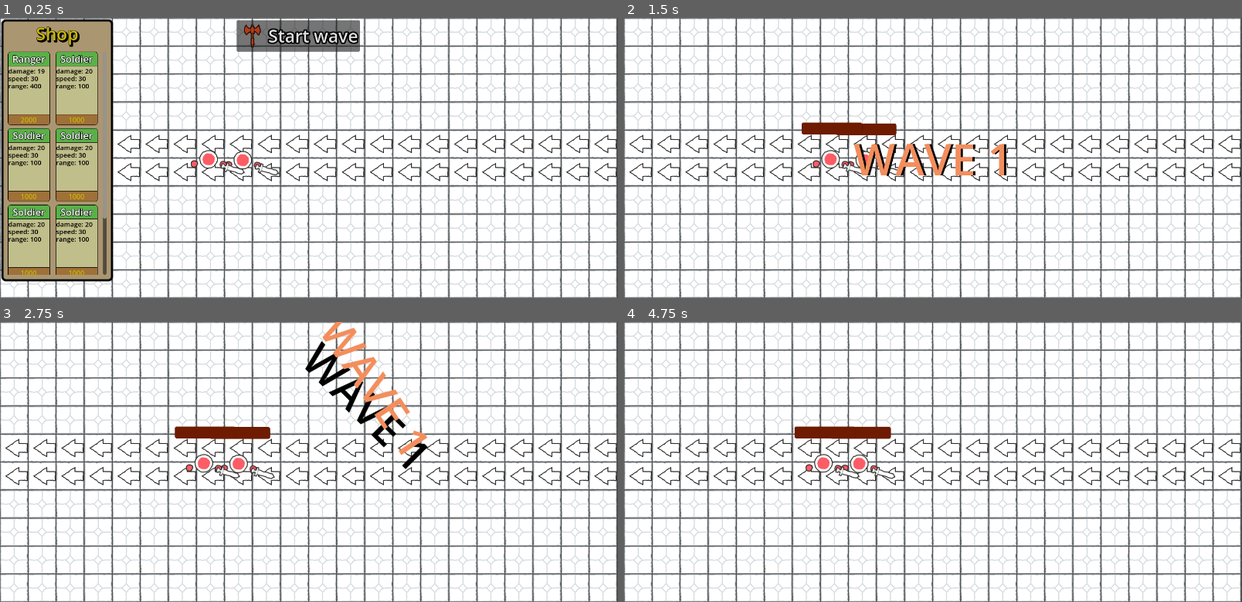
Above: before the commit, frames 1-4 (two rows, left to right).
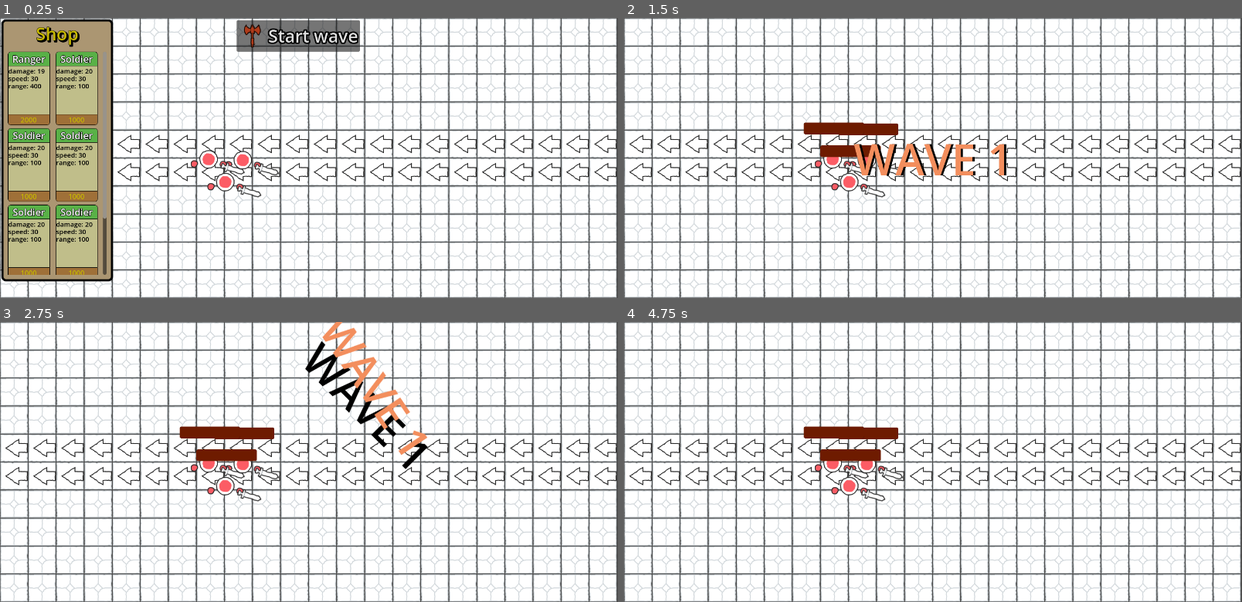
Above: after the commit, the same moments.

Repository: Piggward/guaxgaming
Game: Godot game, scene res://scenes/level.tscn
Same seed, same stepped clock (60 frames per second), same inputs: the game is played once before the commit and once after it. Sound files missing from this copy of the repository are replaced by a short silence.
Inputs (mouse positions are in pixels of both pictures, inside the frame that each line leads up to):
- Up to frame 1 (0.25 s): no input
- Up to frame 2 (1.5 s): click "Start wave" at 0.5 s; move the mouse to (1068, 144) at 1.27 s; press the mouse at (1068, 144) at 1.28 s
- Up to frame 3 (2.75 s): release the mouse at (444, 448) at 2 s; drag from (185, 476) to (562, 462) at 2.02 s
- Up to frame 4 (4.75 s): move the mouse to (994, 400) at 2.77 s; press the mouse at (994, 400) at 2.78 s; release the mouse at (994, 400) at 3.5 s; drag from (902, 518) to (858, 464) at 3.52 s; move the mouse to (1118, 504) at 4.27 s; press the mouse at (1118, 504) at 4.28 s

The runs differ from the first frame. In frame 1, 0.2% of the frame differs, in the area x 33-43%, y 55-65%; in frame 2, 0.8%; in frame 3, 1.2%; in frame 4, 1.4%, in the area x 27-46%, y 37-65%.

Commit message:
code cleanup, attacks refined

Diff:
--- a/guax/resources/attacks/aoe.gd
+++ b/guax/resources/attacks/aoe.gd
@@ -3,19 +3,8 @@
 
 @export var radius: float
 @onready var aoe_collision: CollisionShape2D = $CollisionShape2D
-signal on_contact(npc: Npc)
-var counter = 0
+
 # Called when the node enters the scene tree for the first time.
 func _ready() -> void:
 	aoe_collision.shape.radius = radius
 	pass # Replace with function body.
-
-
-# Called every frame. 'delta' is the elapsed time since the previous frame.
-func _process(delta: float) -> void:
-	# For some reason the overlapping bodies is not ready on the first frame so we need to wait one frame.
-	await get_tree().process_frame
-	for body in get_overlapping_bodies():
-		on_contact.emit(body)
-	self.queue_free()
-	pass
--- a/guax/resources/attacks/attack.gd
+++ b/guax/resources/attacks/attack.gd
@@ -13,7 +13,15 @@
 var performer: Npc
 
 func on_hit(target: Npc):
+	# Fetch all effects that has the On_hit TriggerWQindeo
 	var on_hit_effects = effects.filter(func(f): return f.trigger_window == Effect.TriggerWindow.ON_HIT)
 	for effect: Effect in on_hit_effects:
 		effect.trigger(self, target)
+	target.take_damage(damage)
 	pass
+
+func init(target: Npc):
+	# This method is called from AttackState when attack starts.
+	# It adds the aoes to our attack so its collision is ready when the attack hits.
+	for effect in effects:
+		effect.init(self, target)
--- a/guax/resources/attacks/basic_melee_attack.tres
+++ b/guax/resources/attacks/basic_melee_attack.tres
@@ -1,6 +1,8 @@
-[gd_resource type="Resource" script_class="Attack" load_steps=2 format=3 uid="uid://evtuf3l5x5cs"]
+[gd_resource type="Resource" script_class="Attack" load_steps=4 format=3 uid="uid://evtuf3l5x5cs"]
 
+[ext_resource type="Script" path="res://resources/effects/effect.gd" id="1_nwwei"]
 [ext_resource type="Script" path="res://resources/attacks/attack.gd" id="1_v8iiy"]
+[ext_resource type="Resource" uid="uid://dhy2fwwkwbko6" path="res://resources/effects/basic_aoe.tres" id="2_c326f"]
 
 [resource]
 script = ExtResource("1_v8iiy")
@@ -8,3 +10,4 @@
 range = 100
 types = Array[int]([0, 2])
 animation = "Attack_melee_1"
+effects = Array[ExtResource("1_nwwei")]([ExtResource("2_c326f")])
--- a/guax/resources/attacks/basic_ranged_attack.tres
+++ b/guax/resources/attacks/basic_ranged_attack.tres
@@ -1,13 +1,15 @@
-[gd_resource type="Resource" script_class="Attack" load_steps=3 format=3 uid="uid://ea57yfn7o6gj"]
+[gd_resource type="Resource" script_class="ProjectileAttack" load_steps=4 format=3 uid="uid://ea57yfn7o6gj"]
 
+[ext_resource type="Script" path="res://resources/effects/effect.gd" id="1_4toyu"]
 [ext_resource type="PackedScene" uid="uid://cd35by30uyhja" path="res://scenes/projectile.tscn" id="1_62h86"]
-[ext_resource type="Script" path="res://resources/attacks/attack.gd" id="1_epirh"]
+[ext_resource type="Script" path="res://resources/attacks/projectile_attack.gd" id="3_122mn"]
 
 [resource]
-script = ExtResource("1_epirh")
+script = ExtResource("3_122mn")
+projectile = ExtResource("1_62h86")
+shoot_speed = 2.9
 damage = 19
 range = 400
 types = Array[int]([1, 2])
 animation = "Ranged_Attack"
-projectile = ExtResource("1_62h86")
-aoe_radius = 0.0
+effects = Array[ExtResource("1_4toyu")]([])
--- /dev/null
+++ b/guax/resources/attacks/projectile_attack.gd
@@ -0,0 +1,26 @@
+class_name ProjectileAttack
+extends Attack
+
+@export var projectile: PackedScene
+@export var shoot_speed: float
+
+func get_projectile(target: Npc):
+	var p = projectile.instantiate()
+	p.target_reached.connect(on_hit)
+	p.target = target
+	p.travel_speed = shoot_speed
+	init_ranged(target, p)
+	var on_get_projectile_effects = effects.filter(func(f): return f.trigger_window == Effect.TriggerWindow.ON_GET_PROJECTILE)
+	for effect: Effect in on_get_projectile_effects:
+		effect.trigger(self, target, p)
+	return p
+
+func init(target):
+	# overwrite this method to do nothing.
+	# ranged attacks gets initiated during the get_projectile method instead.
+	pass
+
+func init_ranged(target, projectile):
+	# This method will add the aoe to our projectile so its collision is ready when it hits.
+	for effect in effects:
+		effect.init(self, target, projectile)
--- a/guax/resources/attacks/splash_melee.tres
+++ b/guax/resources/attacks/splash_melee.tres
@@ -1,6 +1,8 @@
-[gd_resource type="Resource" script_class="Attack" load_steps=2 format=3 uid="uid://x01r08vopoj4"]
+[gd_resource type="Resource" script_class="Attack" load_steps=4 format=3 uid="uid://x01r08vopoj4"]
 
 [ext_resource type="Script" path="res://resources/attacks/attack.gd" id="1_2dk7w"]
+[ext_resource type="Script" path="res://resources/effects/effect.gd" id="1_3uj41"]
+[ext_resource type="Resource" uid="uid://dhy2fwwkwbko6" path="res://resources/effects/basic_aoe.tres" id="2_pgleb"]
 
 [resource]
 script = ExtResource("1_2dk7w")
@@ -8,4 +10,4 @@
 range = 100
 types = Array[int]([])
 animation = "Attack_melee_1"
-aoe_radius = 200.0
+effects = Array[ExtResource("1_3uj41")]([ExtResource("2_pgleb")])
--- a/guax/resources/attacks/splash_ranged_attack.tres
+++ /dev/null
@@ -1,13 +0,0 @@
-[gd_resource type="Resource" script_class="Attack" load_steps=3 format=3 uid="uid://d2nyfdi45m67q"]
-
-[ext_resource type="PackedScene" uid="uid://cd35by30uyhja" path="res://scenes/projectile.tscn" id="1_dr1uu"]
-[ext_resource type="Script" path="res://resources/attacks/attack.gd" id="1_e54yx"]
-
-[resource]
-script = ExtResource("1_e54yx")
-damage = 20
-range = 400
-types = Array[int]([1, 2])
-animation = "Ranged_Attack"
-projectile = ExtResource("1_dr1uu")
-aoe_radius = 100.0
--- a/guax/resources/effects/aoe_effect.gd
+++ b/guax/resources/effects/aoe_effect.gd
@@ -3,23 +3,29 @@
 
 const AREA_OF_EFFECT = preload("res://scenes/area_of_effect.tscn")
 @export var aoe_radius: float
-var attack: Attack
+var aoe: AreaOfEffect
 
-func trigger(attack: Attack, target: Npc) -> void:
-	# This is the method to override in specific effect classes.
-	self.attack = attack
-	var aoe = create_aoe()
-	aoe.global_position = target.global_position
-	target.get_tree().root.add_child(aoe)
+func trigger(attack: Attack, target: Npc, projectile: Projectile = null) -> void:
+	# Extend AoeEffect script and overwrite this method to customize the aoe-effect.
+	for body in aoe.get_overlapping_bodies():
+		if body is Npc and is_enemy(attack.performer, body):
+			body.take_damage(attack.damage)
+
+	aoe.queue_free()
 	pass
 
-func create_aoe():
-	var aoe = AREA_OF_EFFECT.instantiate()
-	aoe.radius = aoe_radius
-	aoe.on_contact.connect(aoe_effect)
-	return aoe
+func init(attack: Attack, target: Npc, projectile: Projectile = null):
+	instantiate_aoe()
+	# For a projectile attack we add the aoe to the projectile.
+	# For melee attacks - to the target directly
+	if attack is ProjectileAttack:
+		aoe.global_position = projectile.global_position
+		projectile.add_child(aoe)
+	else:
+		aoe.global_position = target.global_position
+		target.get_tree().root.add_child(aoe)
 
-func aoe_effect(target: Npc):
-	# deal damage as standard, but anything could be here
-	if is_enemy(attack.performer, target):
-		target.take_damage(attack.damage)
+func instantiate_aoe():
+	var aoe_instance = AREA_OF_EFFECT.instantiate()
+	aoe_instance.radius = aoe_radius
+	aoe = aoe_instance
--- /dev/null
+++ b/guax/resources/effects/basic_aoe.tres
@@ -0,0 +1,9 @@
+[gd_resource type="Resource" script_class="AoeEffect" load_steps=2 format=3 uid="uid://dhy2fwwkwbko6"]
+
+[ext_resource type="Script" path="res://resources/effects/aoe_effect.gd" id="1_1sg06"]
+
+[resource]
+script = ExtResource("1_1sg06")
+aoe_radius = 100.0
+name = "Exploding shot"
+trigger_window = 0
--- /dev/null
+++ b/guax/resources/effects/basic_splash.tres
@@ -0,0 +1,10 @@
+[gd_resource type="Resource" script_class="SplashEffect" load_steps=2 format=3 uid="uid://ceiy0dx5hxuh"]
+
+[ext_resource type="Script" path="res://resources/effects/splash_effect.gd" id="1_yavi2"]
+
+[resource]
+script = ExtResource("1_yavi2")
+splash_dmg_ratio = 0.5
+aoe_radius = 200.0
+name = "Basic Splash"
+trigger_window = 0
--- a/guax/resources/effects/effect.gd
+++ b/guax/resources/effects/effect.gd
@@ -5,8 +5,11 @@
 @export var name: String
 @export var trigger_window: TriggerWindow
 
-func trigger(attack: Attack, target: Npc) -> void:
+func trigger(attack: Attack, target: Npc, projectile: Projectile = null) -> void:
 	# This is the method to override in specific effect classes.
+	pass
+
+func init(attack: Attack, target: Npc, projectile: Projectile = null):
 	pass
 
 func is_enemy(performer: Npc, target: Npc):
--- a/guax/resources/effects/projectile_attack.gd
+++ /dev/null
@@ -1,12 +0,0 @@
-class_name ProjectileAttack
-extends Attack
-
-@export var projectile: PackedScene
-@export var shoot_speed: float
-
-func get_projectile(target: Npc):
-	var p = projectile.instantiate()
-	p.target_reached.connect(on_hit)
-	p.target = target
-	p.travel_speed = shoot_speed
-	return p
--- a/guax/resources/effects/splash_effect.gd
+++ b/guax/resources/effects/splash_effect.gd
@@ -4,11 +4,6 @@
 @export var splash_dmg_ratio: float
 var ignore_target: Npc
 
-func trigger(attack: Attack, target: Npc) -> void:
+func trigger(attack: Attack, target: Npc, projectile: Projectile = null) -> void:
 	ignore_target = target
 	super(attack, target)
-
-func aoe_effect(target: Npc):
-	# deal damage as standard, but anything could be here
-	if is_enemy(attack.performer, target) and target != ignore_target:
-		target.take_damage(attack.damage)
--- a/guax/scenes/waves/test_wave_1.tscn
+++ b/guax/scenes/waves/test_wave_1.tscn
@@ -7,8 +7,12 @@
 
 [node name="BasicEnemy" parent="." index="1" instance=ExtResource("2_7fixl")]
 position = Vector2(-728, 5)
-speed = 5
+speed = 0
 
 [node name="BasicEnemy2" parent="." index="2" instance=ExtResource("2_7fixl")]
 position = Vector2(-806, 3)
-speed = 5
+speed = 0
+
+[node name="BasicEnemy3" parent="." index="3" instance=ExtResource("2_7fixl")]
+position = Vector2(-768, 55)
+speed = 0
--- a/guax/scripts/npc_states/ally_states/basic_attacking_state.gd
+++ b/guax/scripts/npc_states/ally_states/basic_attacking_state.gd
@@ -34,6 +34,8 @@
 	if(attackReady):
 		attackReady=false
 		var attack = npc.attack
+		# Init the attack before it hits to apply aoe effects etc
+		attack.init(npc.target)
 		npc.play_animation(npc.attack.animation)
 		print_debug("Attackerade!")
 		await get_tree().create_timer(npc.attackspeed/10).timeout
@@ -44,5 +46,5 @@
 
 func shoot_projectile():
 	var projectile = npc.attack.get_projectile(npc.target)
+	projectile.global_position = npc.global_position
 	get_tree().root.add_child(projectile)
-	projectile.global_position = npc.global_position
--- a/guax/scripts/projectile.gd
+++ b/guax/scripts/projectile.gd
@@ -1,3 +1,4 @@
+
 class_name Projectile
 extends RigidBody2D
 
@@ -8,6 +9,7 @@
 # Called when the node enters the scene tree for the first time.
 func _ready():
 	# Limit lifetime of a projectile
+	look_at(target.global_position)
 	await get_tree().create_timer(5).timeout
 	self.queue_free()
 	pass # Replace with function body.
